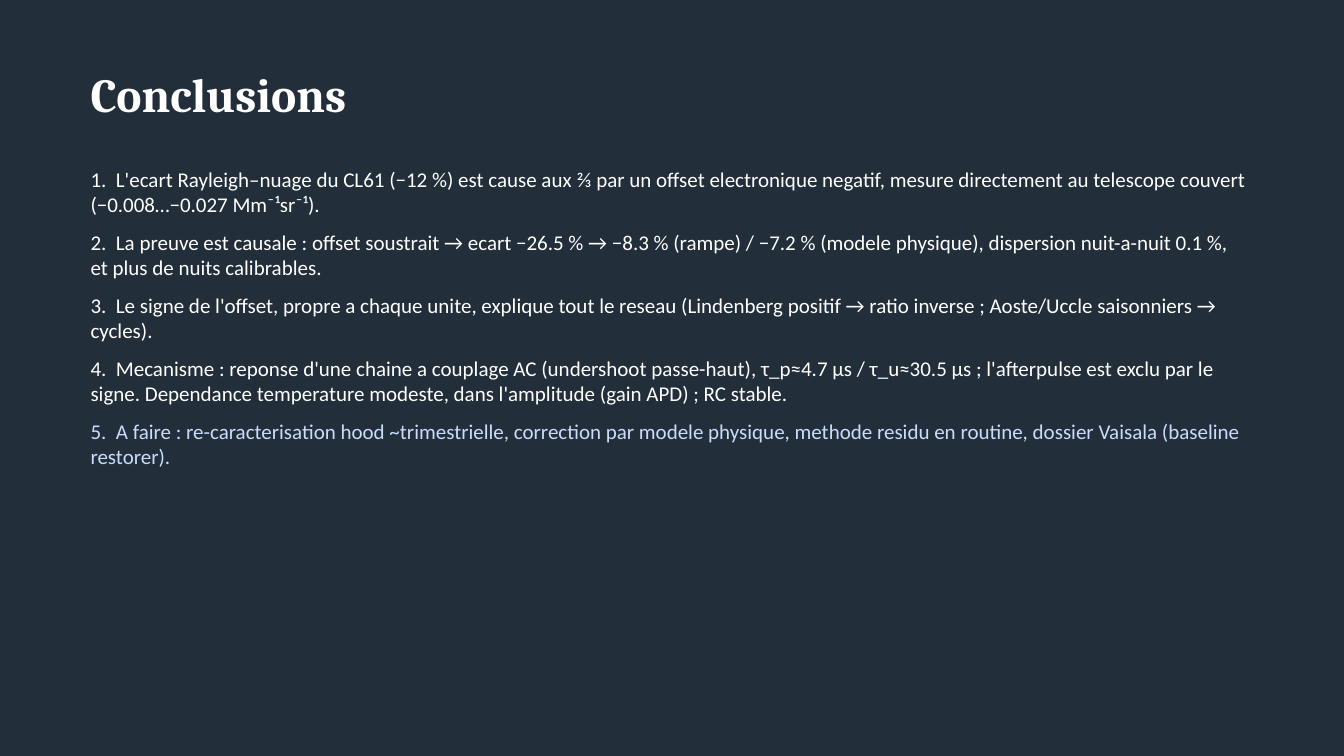
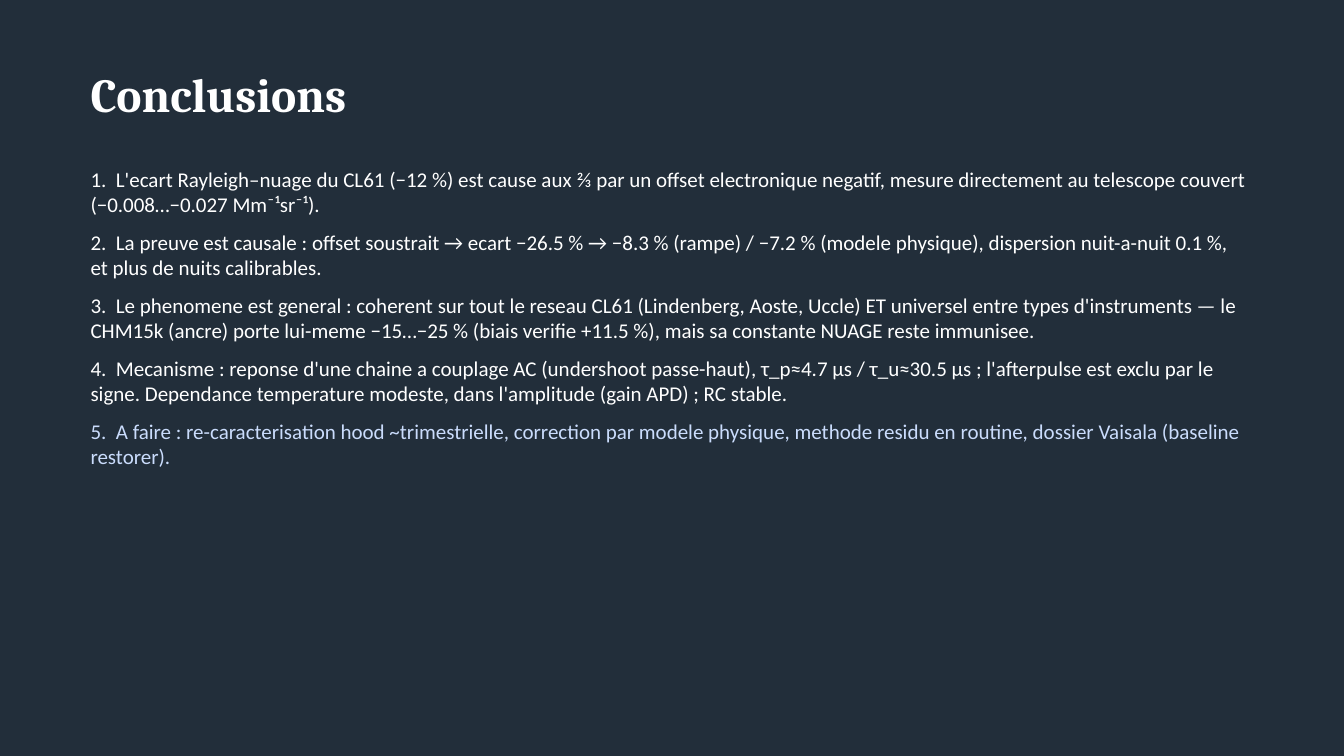
Before and after one commit to MeteoSwiss/ALC_rayleigh_calibration, a slide deck: slide 13 of presentation/CL61_offset_electronique_FR.pptx (slide 12 before the commit). Drawn at 1344x756 pixels with LibreOffice and Linux fonts; fonts in the diff are those of the drawing. Boxes give left, top, right and bottom in pixels: in the first picture for what was removed or moved away, otherwise in the second. Text is boxed around its words. In the diff, an @@ line names an element or a change of style, - is before the commit and + after.

```diff
--- a/presentation/CL61_offset_electronique_FR.pptx
+++ b/presentation/CL61_offset_electronique_FR.pptx
@@ text at [91,298,1235,342]: text changed @@
-3. Le signe de l'offset, propre a chaque unite, explique tout le reseau (Lindenberg positif → ratio inverse ; Aoste/Uccle saisonniers → cycles).
+3. Le phenomene est general : coherent sur tout le reseau CL61 (Lindenberg, Aoste, Uccle) ET universel entre types d'instruments — le CHM15k (ancre) porte lui-meme −15…−25 % (biais verifie +11.5 %), mais sa constante NUAGE reste immunisee.
```
Also in this commit, not shown: 1 slide added, 9 other files.
